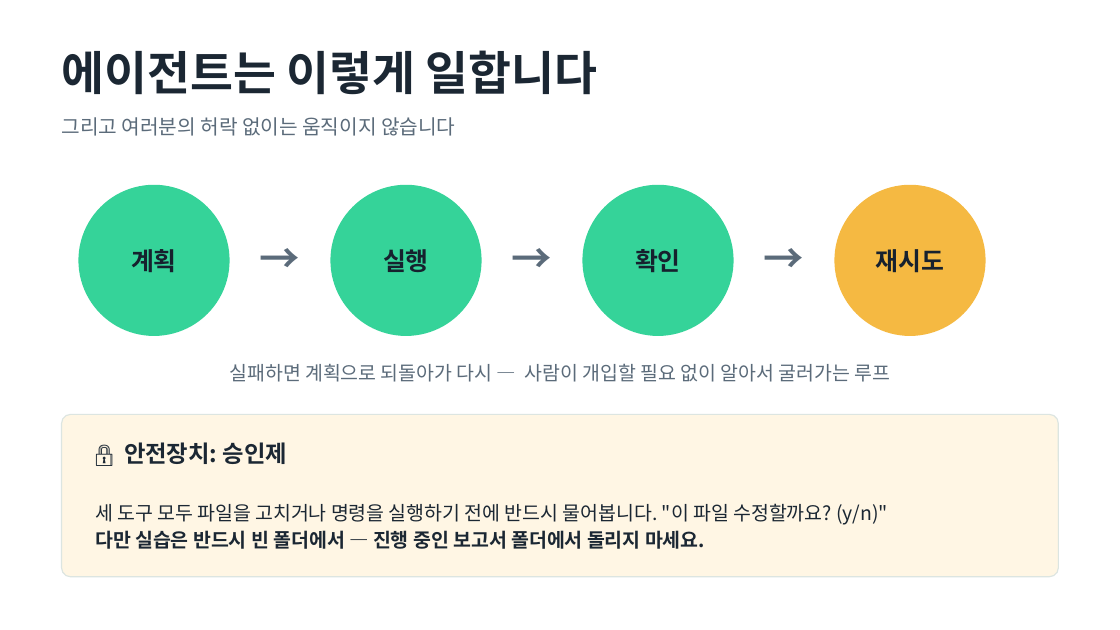
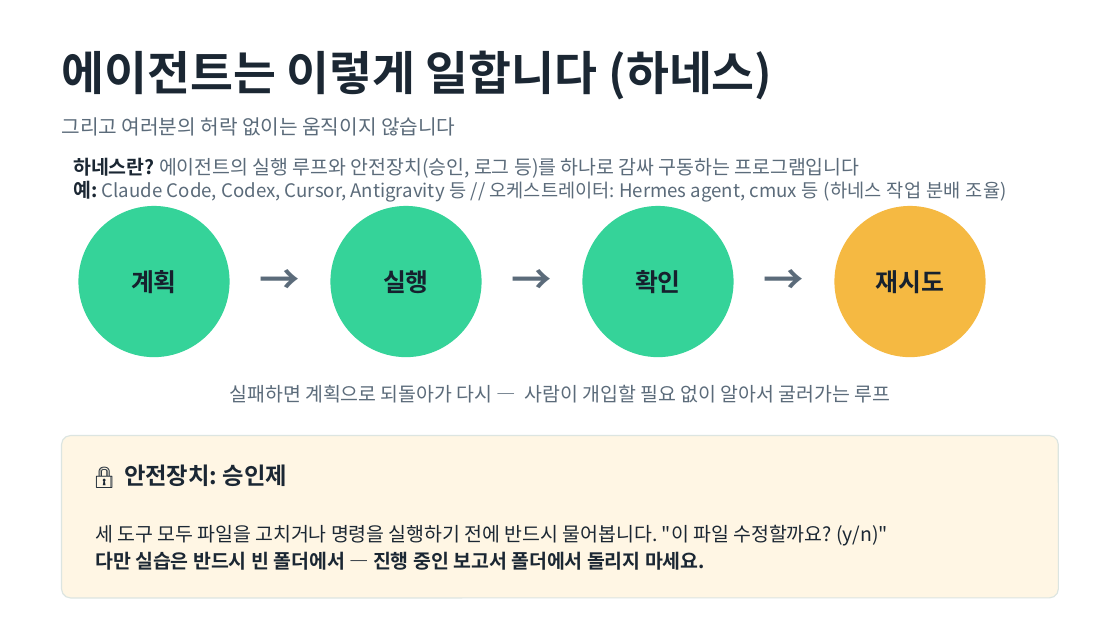
Before and after one commit to z0nam/ji-ai-study, a slide deck: slide 4 of study-group/2026-07-09-cli-ai-agents/slides.pptx. Drawn at 1120x630 pixels with LibreOffice and Linux fonts; fonts in the diff are those of the drawing. Boxes give left, top, right and bottom in pixels: in the first picture for what was removed or moved away, otherwise in the second. Text is boxed around its words. In the diff, an @@ line names an element or a change of style, - is before the commit and + after.

```diff
--- a/study-group/2026-07-09-cli-ai-agents/slides.pptx
+++ b/study-group/2026-07-09-cli-ai-agents/slides.pptx
@@ text at (x1=62, y1=50, x2=773, y2=100): text changed @@
-에이전트는 이렇게 일합니다
+에이전트는 이렇게 일합니다 (하네스)
@@ text added at (x1=73, y1=157, x2=1007, y2=202), 12 pt, text #5B6B7A @@
+하네스란? 에이전트의 실행 루프와 안전장치(승인, 로그 등)를 하나로 감싸 구동하는 프로그램입니다
+예: Claude Code, Codex, Cursor, Antigravity 등 // 오케스트레이터: Hermes agent, cmux 등 (하네스 작업 분배 조율)
@@ 10 texts, 4 ellipses, 1 rounded rectangle moved together from (x1=62, y1=185, x2=1058, y2=577) to (x1=62, y1=206, x2=1058, y2=598) @@
```
Also in this commit, not shown: 6 other slides changed, 1 slide added.
